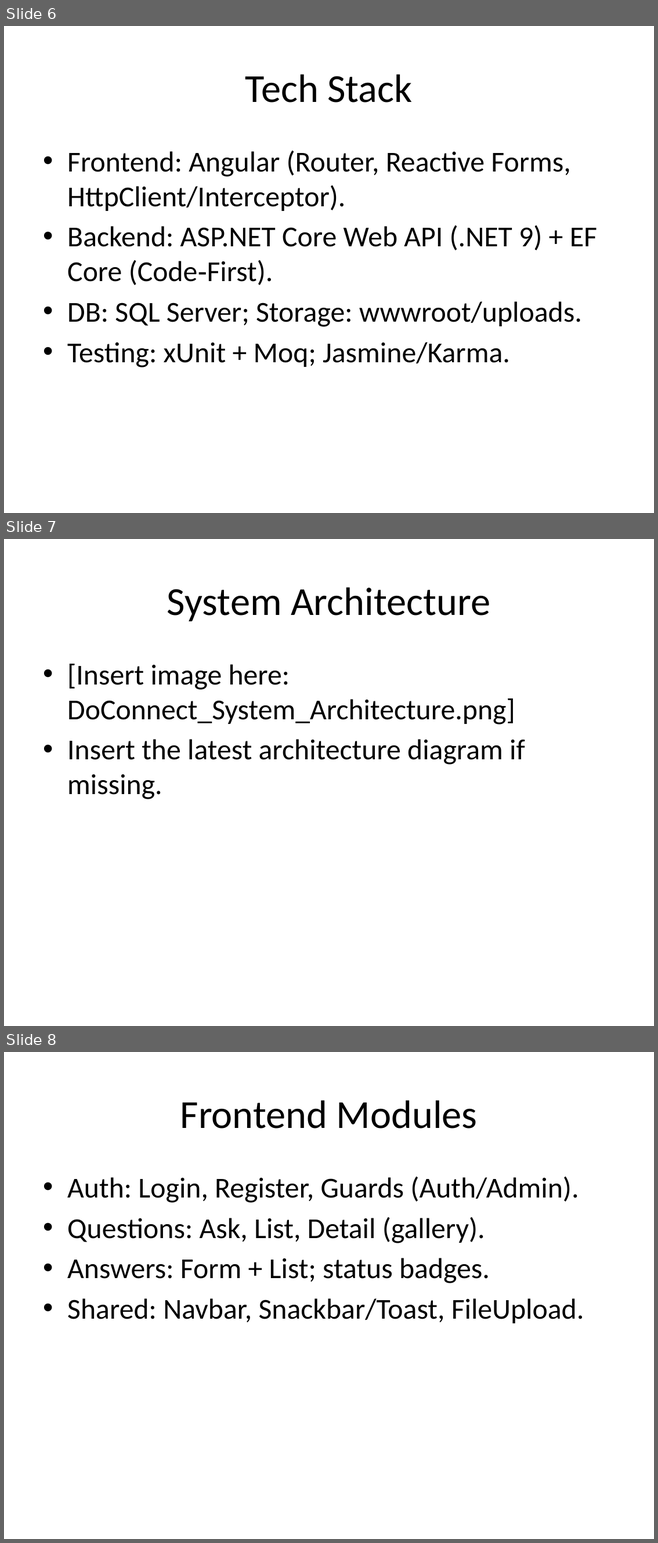
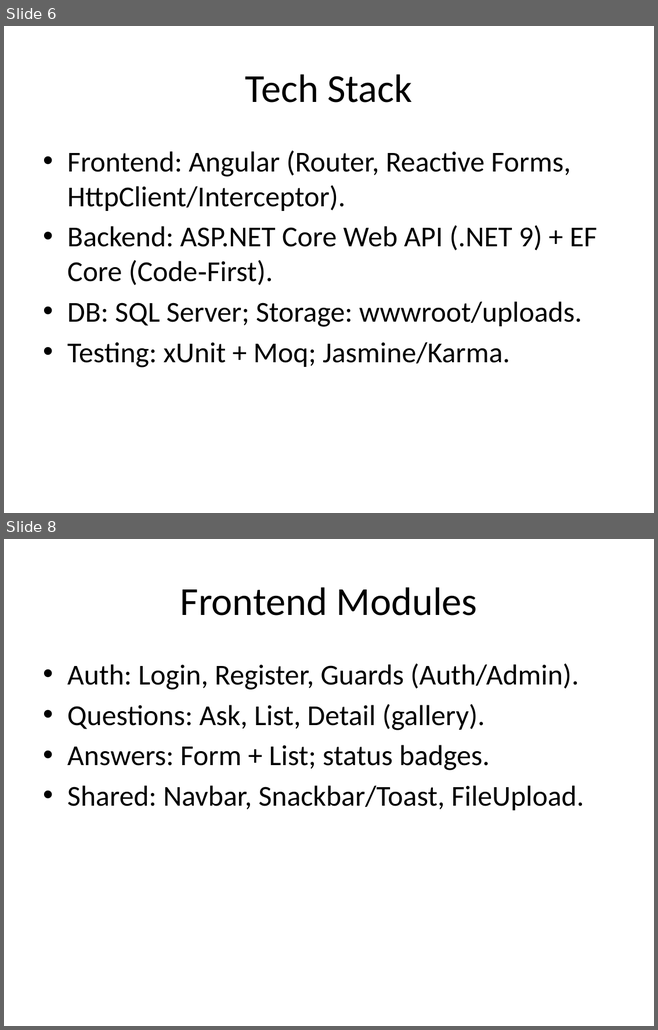
Before and after one commit to Ankit-Dwivedi-code/Wipro-Nga-Capstone_DoConnect_DotnetCore_Angular, a slide deck: DoConnect_AnkitDwivedi_Presentation.pptx. Shown one above the other, each under a label of ours: slides 6, 7 and 8 before the commit, slides 6 and 8 after it; the slides between them are not shown. The pictures are 658x1543 and 658x1030 pixels, drawn with LibreOffice and Linux fonts; fonts in the diff are those of the drawing. Boxes give left, top, right and bottom in pixels: in the first picture for what was removed or moved away, otherwise in the second. Text is boxed around its words. In the diff, an @@ line names an element or a change of style, - is before the commit and + after.

```diff
--- a/DoConnect_AnkitDwivedi_Presentation.pptx
+++ b/DoConnect_AnkitDwivedi_Presentation.pptx
@@ slide 7 removed at (x1=4, y1=539, x2=654, y2=1026), background #FFFFFF @@
@@ title removed at (x1=167, y1=587, x2=490, y2=621) @@
-System Architecture
@@ text removed at (x1=67, y1=664, x2=525, y2=799) @@
-• [Insert image here: DoConnect_System_Architecture.png]
-• Insert the latest architecture diagram if missing.
```
Also in this commit, not shown: 1 slide changed, 1 slide added, 14 other files.
